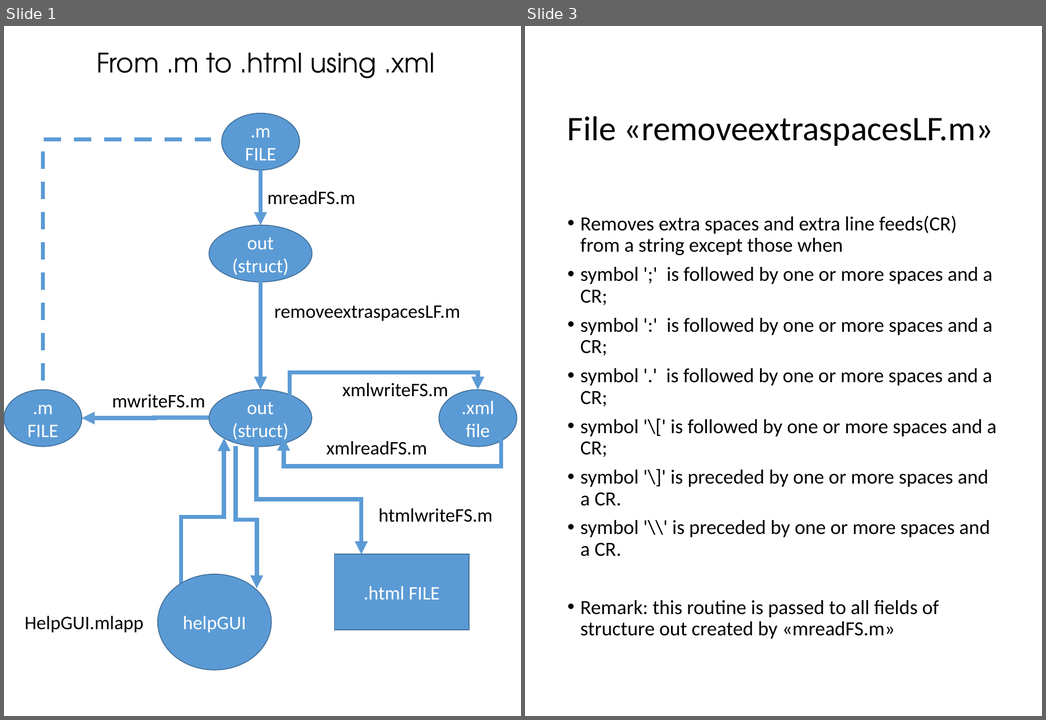
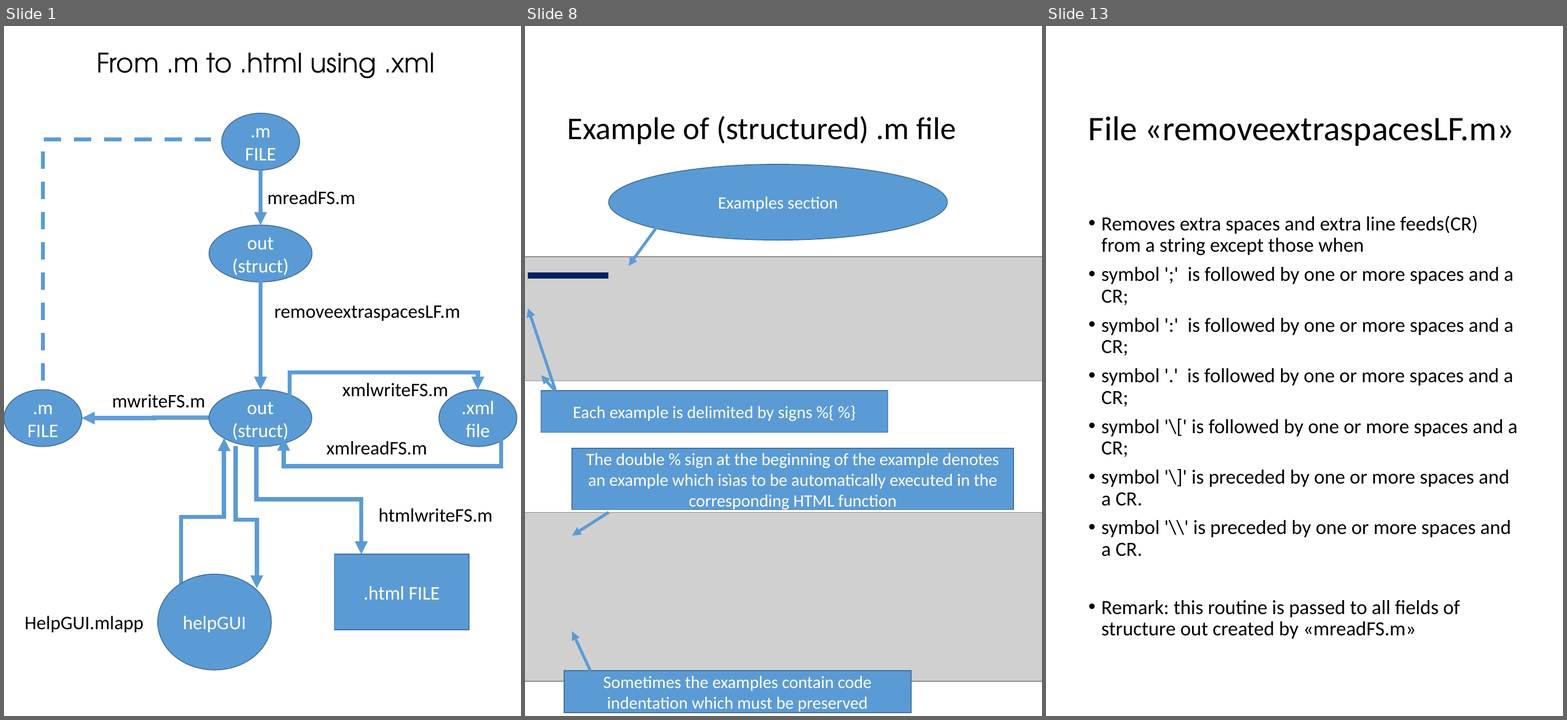
Before and after one commit to kvcorb/FSDA, a slide deck: utilities_help/FlowChart.pptx. Shown side by side, each under a label of ours: slides 1 and 3 before the commit, slides 1, 8 and 13 after it; the slides between them are not shown. The pictures are 1046x720 and 1567x720 pixels, drawn with LibreOffice and Linux fonts; fonts in the diff are those of the drawing; grey boxes stand for pictures. Boxes give left, top, right and bottom in pixels: in the first picture for what was removed or moved away, otherwise in the second. Text is boxed around its words. In the diff, an @@ line names an element or a change of style, - is before the commit and + after.

Commit message:
updated FlowChart.pptx. MInor modifications to code to cope with wanted line feeds

Former-commit-id: 3f97df73b57de67cb285ba945f8d6f44566413fd

```diff
--- a/utilities_help/FlowChart.pptx
+++ b/utilities_help/FlowChart.pptx
@@ slide 8 added at [525,26,1042,716], background #FFFFFF @@
@@ title added at [568,116,957,144], 33 pt, text #000000 @@
+Example of (structured) .m file
@@ ellipse added at [608,164,947,240], fill #5B9BD5, outline #43739E 1 pt, 18 pt, text #FFFFFF @@
+Examples section
@@ arrow added from (665, 216) to (629, 266), #5B9BD5 3 pt @@
@@ picture added at [525,257,1042,381] @@
@@ line added from (528, 276) to (608, 276), #002060 6 pt @@
@@ arrow added from (555, 389) to (528, 308), #5B9BD5 3 pt @@
@@ arrow added from (555, 390) to (541, 375), #5B9BD5 3 pt @@
@@ rectangle added at [541,390,888,431], fill #5B9BD5, outline #43739E 1 pt, 18 pt, text #FFFFFF @@
+Each example is delimited by signs %{ %}
@@ rectangle added at [572,448,1014,510], fill #5B9BD5, outline #43739E 1 pt, 18 pt, text #FFFFFF @@
+The double % sign at the beginning of the example denotes an example which isìas to be automatically executed in the corresponding HTML function
@@ picture added at [525,513,1042,681] @@
@@ arrow added from (608, 513) to (572, 536), #5B9BD5 3 pt @@
@@ arrow added from (591, 671) to (572, 631), #5B9BD5 3 pt @@
@@ rectangle added at [564,671,911,712], fill #5B9BD5, outline #43739E 1 pt, 18 pt, text #FFFFFF @@
+Sometimes the examples contain code indentation which must be preserved
@@ what was slide 3 is now slide 13 @@
```
Also in this commit, not shown: 2 slides changed, 22 other slides added, 5 other files.
